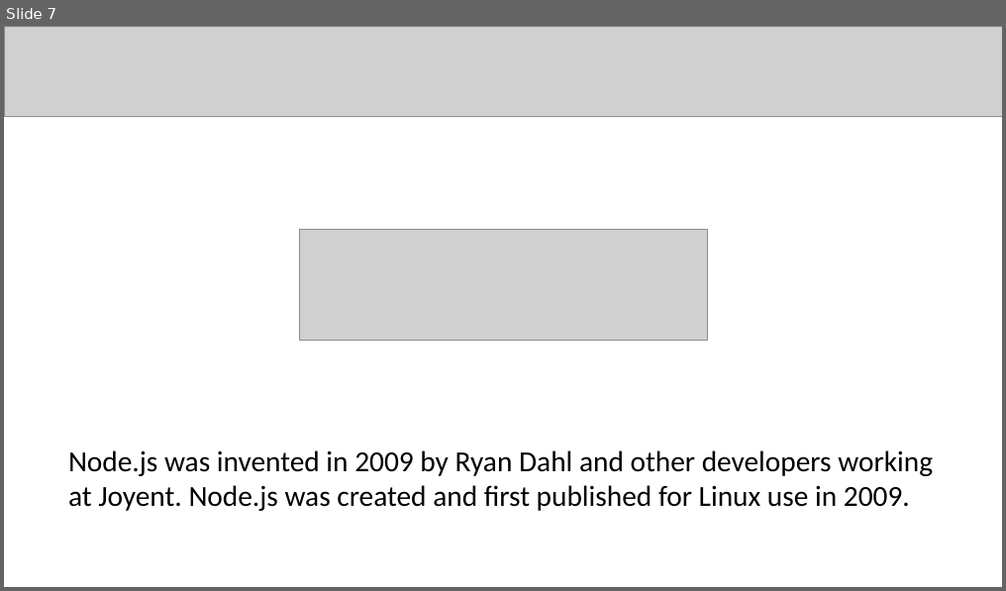
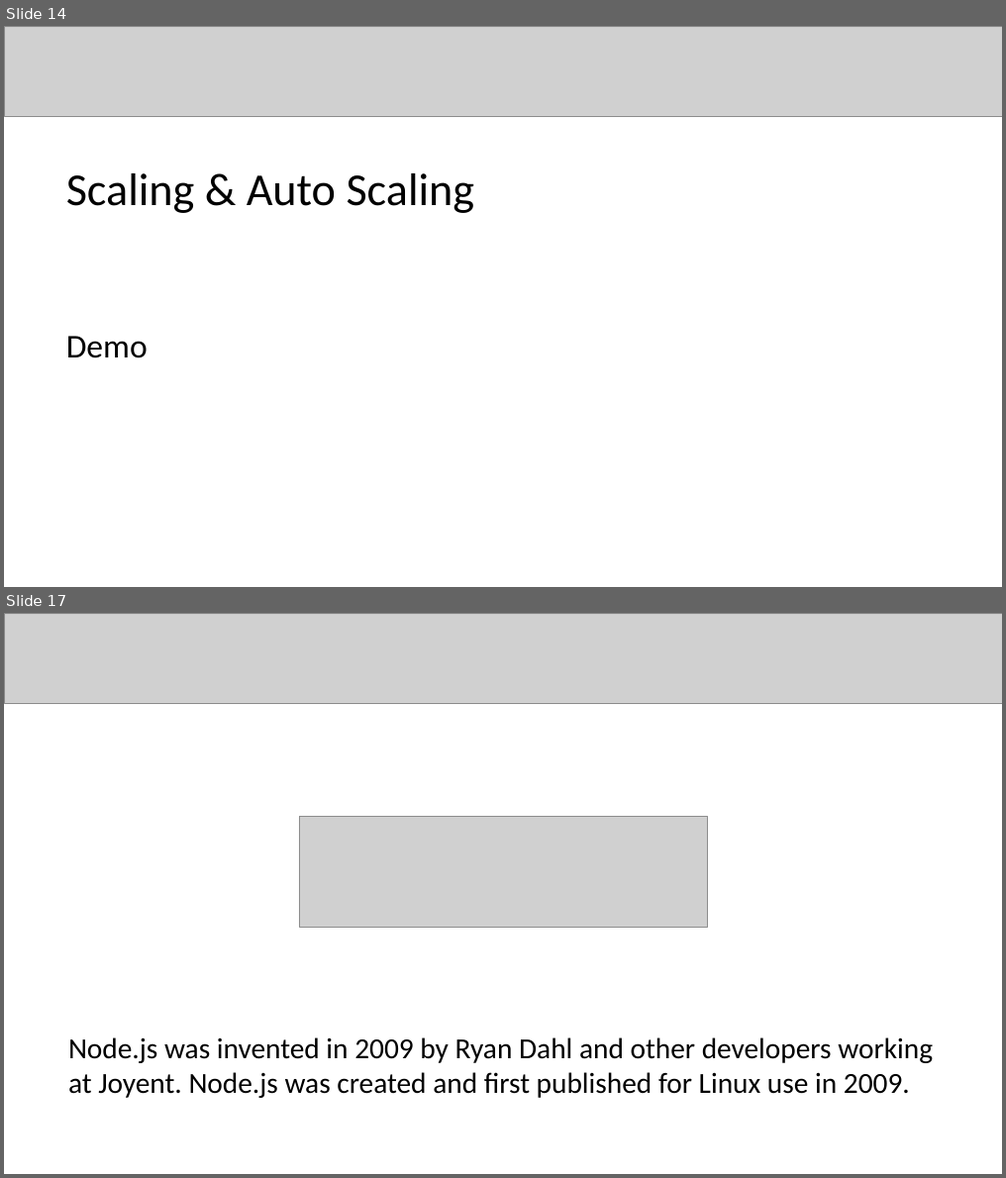
Before and after one commit to badescuga/NodeJsDemo, a slide deck: slidedeck/slides.pptx. Shown one above the other, each under a label of ours: slide 7 before the commit, slides 14 and 17 after it; the slides between them are not shown. The pictures are 1006x591 and 1006x1178 pixels, drawn with LibreOffice and Linux fonts; fonts in the diff are those of the drawing; grey boxes stand for pictures. Boxes give left, top, right and bottom in pixels: in the first picture for what was removed or moved away, otherwise in the second. Text is boxed around its words. In the diff, an @@ line names an element or a change of style, - is before the commit and + after.

```diff
--- a/slidedeck/slides.pptx
+++ b/slidedeck/slides.pptx
@@ slide 14 added at (4,26,1002,587), background #FFFFFF @@
@@ picture added at (4,26,1002,116) @@
@@ text added at (66,174,475,213), 44 pt, text #000000 @@
+Scaling & Auto Scaling
@@ text added at (66,336,148,359), 32 pt, text #000000 @@
+Demo
@@ what was slide 7 is now slide 17 @@
```
Also in this commit, not shown: 9 other slides added.
